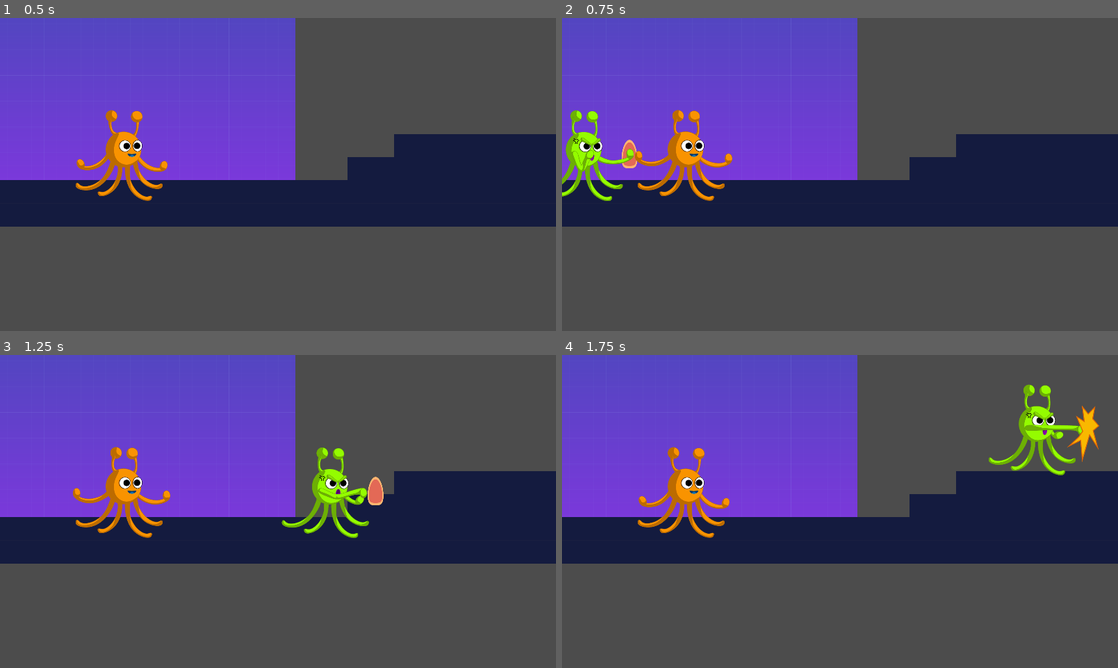
Above: before the commit, frames 1-4 (two rows, left to right).
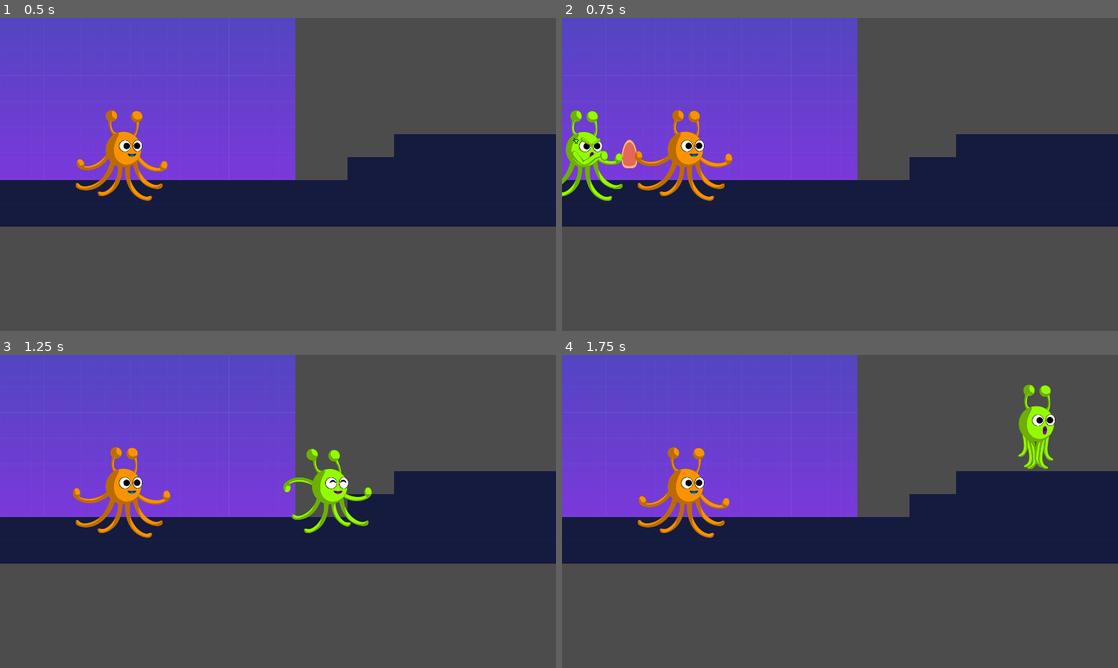
Above: after the commit, the same moments.

Repository: kigari94/IAS
Game: Godot game, scene res://src/Levels/Level01.tscn
Same seed, same stepped clock (60 frames per second), same inputs: the game is played once before the commit and once after it. This scene is started directly instead of the project's main scene.
Inputs:
- Up to frame 1 (0.5 s): no input
- Up to frame 2 (0.75 s): hold D (move_right) from 0.53 s (still down); hold Space (attack) from 0.53 s (still down)
- Up to frame 3 (1.25 s): keep holding D (move_right); keep holding Space (attack); tap W (jump) at 0.77 s
- Up to frame 4 (1.75 s): keep holding D (move_right); release Space (attack) at 1.28 s; tap Keypad Enter (attack_p2) at 1.35 s; tap W (jump) at 1.52 s

Frame 1 is identical in both runs. In frame 2, 0.3% of the frame differs, in the area x 0-13%, y 29-59%; in frame 3, 1.3%; in frame 4, 1.3%, in the area x 76-97%, y 10-39%.
Error in both runs: Attempt to call function 'get_position' in base 'null instance' on a null instance. (res://src/Actors/Player.gd:187)

Commit message:
2nd Fight Animation Player 1

Diff:
--- a/src/Actors/Player.gd
+++ b/src/Actors/Player.gd
@@ -88,12 +88,12 @@
 		player_weapon = weapon_anchor.get_child(0)
 		player_weapon.attack()
 	# Fight Animation + play fight sound
-		animation.play("Fight_Animation")
+		animation.play("Fight_Animation_2")
 		punchSound.play()
 
 func _on_AnimationPlayer_animation_finished(anim_name):
 	print(anim_name)
-	if anim_name == "Fight_Animation":
+	if anim_name == "Fight_Animation_2":
 		print("fight end")
 		player_weapon.queue_free()
 		_current_state = _STATES.IDLE
--- a/src/Actors/Player.tscn
+++ b/src/Actors/Player.tscn
@@ -31,17 +31,34 @@
 
 [sub_resource type="Animation" id=7]
 resource_name = "Fight_Animation"
-tracks/0/type = "value"
-tracks/0/path = NodePath("PlayerAnimation:frame")
-tracks/0/interp = 1
-tracks/0/loop_wrap = true
-tracks/0/imported = false
-tracks/0/enabled = true
-tracks/0/keys = {
-"times": PoolRealArray( 0, 0.2, 0.4, 0.6, 0.8 ),
+length = 0.5
+tracks/0/type = "value"
+tracks/0/path = NodePath("PlayerAnimation:frame")
+tracks/0/interp = 1
+tracks/0/loop_wrap = true
+tracks/0/imported = false
+tracks/0/enabled = true
+tracks/0/keys = {
+"times": PoolRealArray( 0, 0.1, 0.2, 0.3, 0.4 ),
 "transitions": PoolRealArray( 1, 1, 1, 1, 1 ),
 "update": 1,
 "values": [ 5, 6, 7, 8, 9 ]
+}
+
+[sub_resource type="Animation" id=11]
+resource_name = "Fight_Animation_2"
+length = 0.3
+tracks/0/type = "value"
+tracks/0/path = NodePath("PlayerAnimation:frame")
+tracks/0/interp = 1
+tracks/0/loop_wrap = true
+tracks/0/imported = false
+tracks/0/enabled = true
+tracks/0/keys = {
+"times": PoolRealArray( 0, 0.1, 0.2 ),
+"transitions": PoolRealArray( 1, 1, 1 ),
+"update": 1,
+"values": [ 5, 7, 9 ]
 }
 
 [sub_resource type="Animation" id=10]
@@ -160,6 +177,7 @@
 [node name="AnimationPlayer" type="AnimationPlayer" parent="."]
 anims/Death_Animation = SubResource( 9 )
 anims/Fight_Animation = SubResource( 7 )
+anims/Fight_Animation_2 = SubResource( 11 )
 anims/Idle_Animation = SubResource( 10 )
 anims/Jump_Animation = SubResource( 8 )
 anims/RESET = SubResource( 5 )
Not shown: 1 places in src/Actors/Player.tscn that only renumber resources
